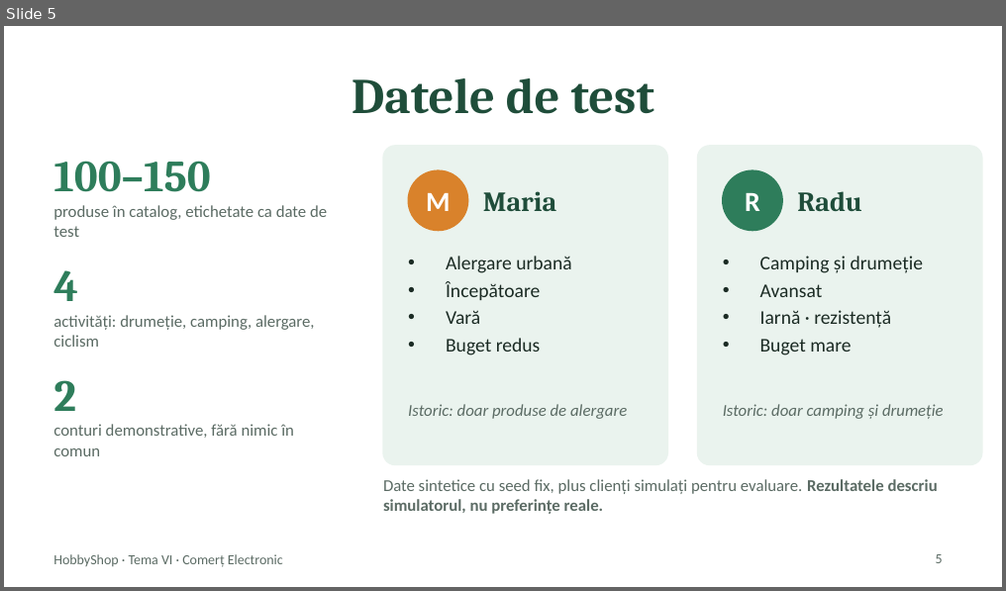
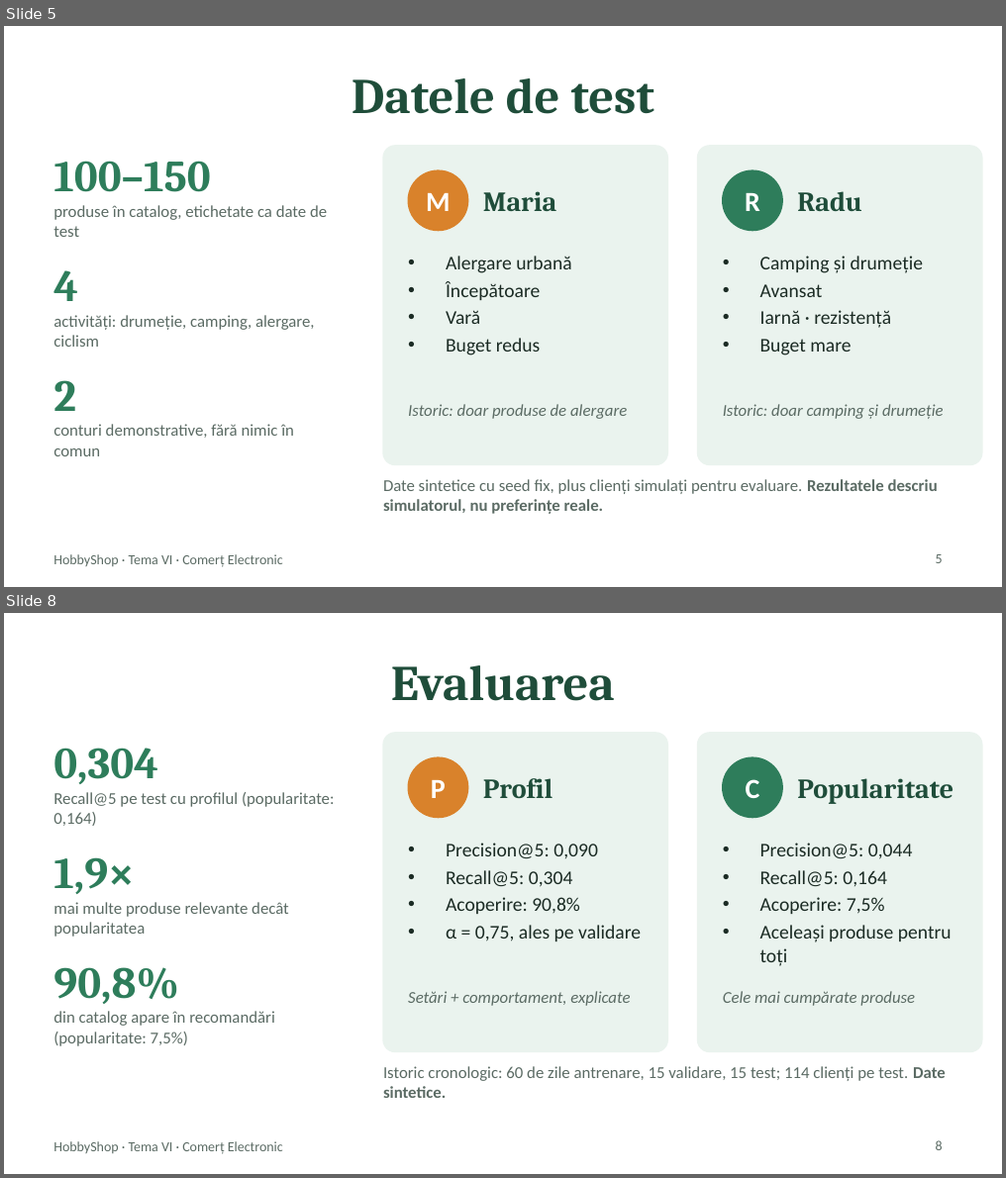
Before and after one commit to ANDYGAB04/Recomandation_System, a slide deck: docs/prezentare/Prezentare.pptx. Shown one above the other, each under a label of ours: slide 5 before the commit, slides 5 and 8 after it; the slides between them are not shown. The pictures are 1006x591 and 1006x1178 pixels, drawn with LibreOffice and Linux fonts; fonts in the diff are those of the drawing. Boxes give left, top, right and bottom in pixels: in the first picture for what was removed or moved away, otherwise in the second. Text is boxed around its words. In the diff, an @@ line names an element or a change of style, - is before the commit and + after.

```diff
--- a/docs/prezentare/Prezentare.pptx
+++ b/docs/prezentare/Prezentare.pptx
@@ slide 8 added at (x1=4, y1=613, x2=1002, y2=1174), background #FFFFFF; not listed: 1 template element that a slide beside it also shows @@
@@ title added at (x1=391, y1=665, x2=615, y2=701), 36 pt, text #1F4D3A, bold @@
+Evaluarea
@@ text added at (x1=54, y1=748, x2=158, y2=784), 32 pt, text #2E7D5B, bold @@
+0,304
@@ rounded rectangle added at (x1=383, y1=733, x2=667, y2=1053), fill #EAF3EE, outline #EAF3EE 1 pt @@
@@ ellipse added at (x1=408, y1=758, x2=468, y2=818), fill #D9822B, outline #D9822B 1 pt @@
@@ rounded rectangle added at (x1=698, y1=733, x2=982, y2=1053), fill #EAF3EE, outline #EAF3EE 1 pt @@
@@ ellipse added at (x1=723, y1=758, x2=782, y2=818), fill #2E7D5B, outline #2E7D5B 1 pt @@
@@ text added at (x1=431, y1=780, x2=446, y2=798), 20 pt, text #FFFFFF, bold @@
+P
@@ text added at (x1=483, y1=778, x2=552, y2=798), 20 pt, text #1F4D3A, bold @@
+Profil
@@ text added at (x1=746, y1=779, x2=760, y2=798), 20 pt, text #FFFFFF, bold @@
+C
@@ text added at (x1=797, y1=778, x2=953, y2=804), 20 pt, text #1F4D3A, bold @@
+Popularitate
@@ text added at (x1=54, y1=792, x2=335, y2=826), 12 pt, text #5B6B64 @@
+Recall@5 pe test cu profilul (popularitate: 0,164)
@@ text added at (x1=446, y1=843, x2=641, y2=942), 14 pt, text #1B2B24 @@
+• Precision@5: 0,090
+• Recall@5: 0,304
+• Acoperire: 90,8%
+• α = 0,75, ales pe validare
@@ text added at (x1=760, y1=843, x2=951, y2=966), 14 pt, text #1B2B24 @@
+• Precision@5: 0,044
+• Recall@5: 0,164
+• Acoperire: 7,5%
+• Aceleași produse pentru toți
@@ text added at (x1=54, y1=858, x2=134, y2=894), 32 pt, text #2E7D5B, bold @@
+1,9×
@@ text added at (x1=54, y1=902, x2=289, y2=937), 12 pt, text #5B6B64 @@
+mai multe produse relevante decât popularitatea
@@ text added at (x1=54, y1=967, x2=179, y2=1004), 32 pt, text #2E7D5B, bold @@
+90,8%
@@ text added at (x1=408, y1=991, x2=630, y2=1006), 12 pt, text #5B6B64, italic @@
+Setări + comportament, explicate
@@ text added at (x1=723, y1=991, x2=915, y2=1006), 12 pt, text #5B6B64, italic @@
+Cele mai cumpărate produse
@@ text added at (x1=54, y1=1011, x2=275, y2=1047), 12 pt, text #5B6B64 @@
+din catalog apare în recomandări (popularitate: 7,5%)
@@ text added at (x1=383, y1=1066, x2=945, y2=1098), 12 pt, text #5B6B64 @@
+Istoric cronologic: 60 de zile antrenare, 15 validare, 15 test; 114 clienți pe test. Date sintetice.
@@ page number added at (x1=936, y1=1141, x2=943, y2=1151), 10 pt, text #5B6B64 @@
+8
```
Also in this commit, not shown: 5 other slides added.
